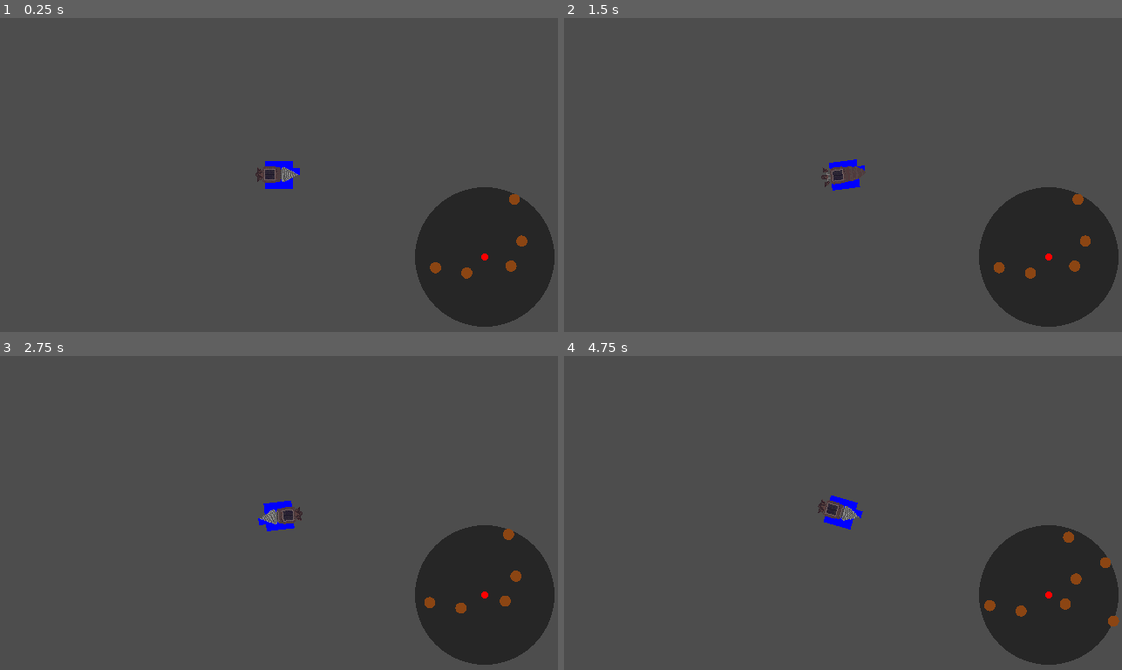
Above: before the commit, frames 1-4 (two rows, left to right).
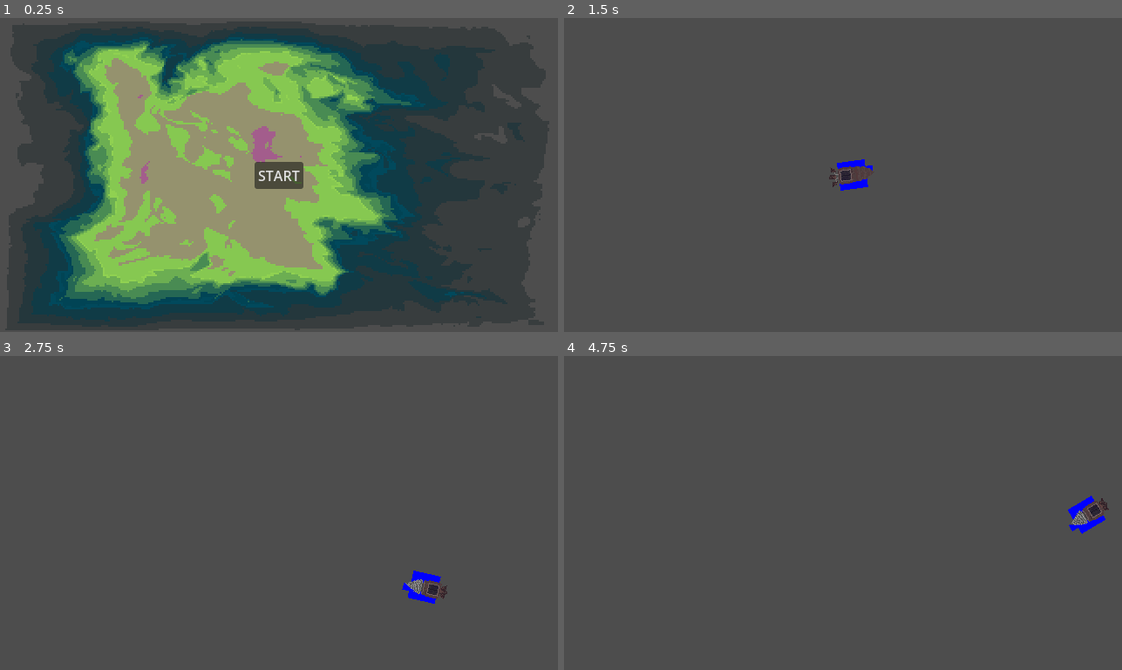
Above: after the commit, the same moments.

Repository: liamhendricks/godot-wild-jam-93
Game: Godot game, scene res://ui/StartMenu.tscn
Two runs of this game, one before a commit and one after it. Both use one fixed random seed, a clock stepped at 60 frames per second and the inputs below. Before the commit the project starts from res://main.tscn.
Inputs (mouse positions are in pixels of both pictures, inside the frame that each line leads up to):
- Up to frame 1 (0.25 s): no input
- Up to frame 2 (1.5 s): click (843, 175) at 0.5 s, where only the run after the commit has a clickable "START"; tap Enter at 1.25 s; move the mouse to (965, 159) at 1.27 s; hold D (right) from 1.28 s (still down); tap F (drill_transition) at 1.35 s
- Up to frame 3 (2.75 s): move the mouse to (167, 528) at 2.02 s; release D (right) at 2.03 s; hold S (down) from 2.03 s (still down); tap Space (drilling) at 2.1 s
- Up to frame 4 (4.75 s): move the mouse to (898, 443) at 2.77 s; release S (down) at 2.78 s; hold D (right) 2.78-3.53 s; tap G (hull_transition) at 2.85 s; move the mouse to (815, 575) at 3.52 s; hold W (up) 3.53-4.28 s; tap F (drill_transition) at 3.6 s; move the mouse to (1010, 560) at 4.27 s; hold A (left) from 4.28 s (still down); tap Space (drilling) at 4.35 s

The runs differ from the first frame. In frame 1, 67% of the frame differs, in the area x 3-100%, y 2-99%; in frame 2, 9.1%; in frame 3, 9.2%; in frame 4, 9.6%.
Error after the commit: Parse Error: Identifier "enter_timer" not declared in the current scope. (res://main.gd:26)

Commit message:
basic shaders wip

Diff:
--- a/godot-wild-jam-93/autoload/UserInterface.gd
+++ b/godot-wild-jam-93/autoload/UserInterface.gd
@@ -4,3 +4,7 @@
 
 func init(_player : Player, _shape_generator : ShapeGenerator) -> void:
 	minimap.init(_player, _shape_generator)
+
+func _input(event: InputEvent) -> void:
+	if event.is_action_pressed("quit"):
+		get_tree().quit()
--- a/godot-wild-jam-93/autoload/UserInterface.tscn
+++ b/godot-wild-jam-93/autoload/UserInterface.tscn
@@ -1,7 +1,7 @@
 [gd_scene format=3 uid="uid://clu0l3n45ydqp"]
 
 [ext_resource type="Script" uid="uid://bc8x8kboirin5" path="res://autoload/UserInterface.gd" id="1_36yy5"]
-[ext_resource type="Script" uid="uid://b4mto80j8slix" path="res://entities/Minimap.gd" id="2_k50kc"]
+[ext_resource type="Script" uid="uid://b4mto80j8slix" path="res://ui/Minimap.gd" id="2_k50kc"]
 
 [node name="UserInterface" type="CanvasLayer" unique_id=294885365]
 script = ExtResource("1_36yy5")
--- a/godot-wild-jam-93/components/PointCreateComponent.gd
+++ b/godot-wild-jam-93/components/PointCreateComponent.gd
@@ -15,4 +15,5 @@
 	var convex_points = Geometry2D.convex_hull(points)
 	if Geometry2D.is_polygon_clockwise(convex_points):
 		convex_points.reverse()
+
 	return convex_points
--- a/godot-wild-jam-93/components/ShapeGenerator.gd
+++ b/godot-wild-jam-93/components/ShapeGenerator.gd
@@ -14,11 +14,6 @@
 
 func _ready() -> void:
 	SignalBus.asteroid_split.connect(_on_asteroid_split)
-
-	if not noise_texture.changed.is_connected(_on_noise_texture_changed):
-		noise_texture.changed.connect(_on_noise_texture_changed)
-
-	await noise_texture.changed
 	noise_image = noise_texture.get_image()
 	assert(noise_image != null)
 
--- a/godot-wild-jam-93/components/state/Drill.gd
+++ b/godot-wild-jam-93/components/state/Drill.gd
@@ -25,20 +25,20 @@
 	player.add_child(drill_particles)
 	drill_particles.position = player.raycast.target_position
 
-func process(_delta:float) -> void:
-	drill_burst_value = lerp(drill_burst_value, MAX_DRILL_BURST_VALUE, (_delta * drill_speed_modifier))
+func process(delta : float) -> void:
+	drill_burst_value = lerp(drill_burst_value, MAX_DRILL_BURST_VALUE, (delta * drill_speed_modifier))
 	if drill_burst_value >= MAX_DRILL_BURST_VALUE - 0.01:
 		machine.transition("burst", {"asteroid": asteroid})
 		return
 
-func physics_process(_delta:float) -> void:
+func physics_process(_delta : float) -> void:
 	if !player.raycast.is_colliding():
 		machine.transition("fly")
 		return
 
 	# if we collide with a new asteroid while still in drill state, reset the asteroid
 	if player.raycast.get_collider_rid() != asteroid.get_rid():
-		enter({})
+		enter()
 
 func enter(_data : Dictionary = {}) -> void:
 	_set_asteroid()
--- /dev/null
+++ b/godot-wild-jam-93/effects/SpaceBackground.gd
@@ -0,0 +1,15 @@
+extends TextureRect
+class_name SpaceBackground
+
+var player : Player
+
+func init(_player : Player) -> void:
+	player = _player
+
+func _process(_delta: float) -> void:
+	material.set_shader_parameter(
+		"mouse",
+		player.position * 0.0001
+	)
+
+	position = player.position - (get_viewport_rect().size * 1.5) / 2
--- /dev/null
+++ b/godot-wild-jam-93/effects/SpaceBackground.tscn
@@ -0,0 +1,23 @@
+[gd_scene format=3 uid="uid://bspesketaayad"]
+
+[ext_resource type="Shader" uid="uid://82webpe21doi" path="res://effects/space.gdshader" id="1_kn61s"]
+[ext_resource type="Script" uid="uid://b0pjlrislst84" path="res://effects/SpaceBackground.gd" id="2_a3ae4"]
+
+[sub_resource type="ShaderMaterial" id="ShaderMaterial_a3ae4"]
+shader = ExtResource("1_kn61s")
+shader_parameter/stars_speed = Vector2(0, 0)
+shader_parameter/stars_density = 0.0
+
+[sub_resource type="CanvasTexture" id="CanvasTexture_kn61s"]
+
+[node name="SpaceBackground" type="TextureRect" unique_id=1323940814]
+z_index = -4096
+material = SubResource("ShaderMaterial_a3ae4")
+anchors_preset = 15
+anchor_right = 1.0
+anchor_bottom = 1.0
+grow_horizontal = 2
+grow_vertical = 2
+mouse_filter = 2
+texture = SubResource("CanvasTexture_kn61s")
+script = ExtResource("2_a3ae4")
--- /dev/null
+++ b/godot-wild-jam-93/effects/space.gdshader
@@ -0,0 +1,23 @@
+shader_type canvas_item;
+
+uniform vec2 stars_speed = vec2(0.0);
+uniform float stars_density: hint_range(0.0, 1.0, 0.001) = 0.01;
+
+varying vec2 position;
+
+// https://thebookofshaders.com/10/
+float random(vec2 st) {
+	return fract(sin(dot(st.xy, vec2(12.9898, 78.233))) * 43758.5453123);
+}
+
+// Called for every vertex the material is visible on.
+void vertex() {
+	position = VERTEX;
+}
+
+// Called for every pixel the material is visible on.
+void fragment() {
+	vec2 uv = (position + TIME * stars_speed) * TEXTURE_PIXEL_SIZE;
+	uv = fract(uv) * step(random(floor(uv)), stars_density);
+	COLOR = texture(TEXTURE, uv);
+}
--- a/godot-wild-jam-93/entities/Asteroid.gd
+++ b/godot-wild-jam-93/entities/Asteroid.gd
@@ -6,19 +6,31 @@
 @onready var polygon_split_component : PolygonSplitComponent = $PolygonSplitComponent
 
 var position_key : Vector2
+var uvs : PackedVector2Array
 
 func _ready() -> void:
 	draw.connect(_on_draw)
 
 func create_points(size : float) -> void:
 	collision_shape.polygon = point_create_component.create_convex_points(size)
+	create_uvs(collision_shape.polygon)
 
 func set_points(points : PackedVector2Array) -> void:
 	var convex_points = Geometry2D.convex_hull(points)
 	collision_shape.polygon = convex_points
+	create_uvs(collision_shape.polygon)
+
+func create_uvs(points : PackedVector2Array) -> void:
+	var rect := Rect2(points[0], Vector2.ZERO)
+	for p in points:
+		rect = rect.expand(p)
+
+	for p in points:
+		var uv = (p - rect.position) / rect.size
+		uvs.append(uv)
 
 func split_polygon(dir : Vector2, point : Vector2) -> Array[PackedVector2Array]:
 	return polygon_split_component.split_polygon(dir, point, collision_shape.polygon)
 
 func _on_draw() -> void:
-	draw_colored_polygon(collision_shape.polygon, Color.SADDLE_BROWN)
+	draw_colored_polygon(collision_shape.polygon, Color.SADDLE_BROWN, uvs)
--- a/godot-wild-jam-93/entities/Asteroid.tscn
+++ b/godot-wild-jam-93/entities/Asteroid.tscn
@@ -1,10 +1,18 @@
 [gd_scene format=3 uid="uid://dm1rxwphsrdjd"]
 
 [ext_resource type="Script" uid="uid://cdojdsab21ytx" path="res://entities/Asteroid.gd" id="1_11ekk"]
+[ext_resource type="Shader" uid="uid://bbbfvdy24ixft" path="res://entities/asteroid.gdshader" id="1_bl4sn"]
 [ext_resource type="Script" uid="uid://b54wodi4jaa3h" path="res://components/PointCreateComponent.gd" id="2_ilay8"]
 [ext_resource type="Script" uid="uid://dkk3ojuvsva8i" path="res://components/PolygonSplitComponent.gd" id="3_tm4ig"]
 
+[sub_resource type="ShaderMaterial" id="ShaderMaterial_37jkc"]
+shader = ExtResource("1_bl4sn")
+shader_parameter/dark_color = Color(0.31729335, 0.26607618, 0.15891895, 1)
+shader_parameter/light_color = Color(0.56304574, 0.5216547, 0.37159342, 1)
+shader_parameter/light_detail = 44.3010016292975
+
 [node name="Asteroid" type="RigidBody2D" unique_id=956237818]
+material = SubResource("ShaderMaterial_37jkc")
 collision_layer = 2
 collision_mask = 3
 gravity_scale = 0.0
--- a/godot-wild-jam-93/entities/Ore.tscn
+++ b/godot-wild-jam-93/entities/Ore.tscn
@@ -6,6 +6,7 @@
 [node name="Ore" type="RigidBody2D" unique_id=45542919]
 gravity_scale = 0.0
 script = ExtResource("1_0eihh")
+size_px = 16.0
 
 [node name="CollisionPolygon2D" type="CollisionPolygon2D" parent="." unique_id=161058284]
 
--- /dev/null
+++ b/godot-wild-jam-93/entities/asteroid.gdshader
@@ -0,0 +1,49 @@
+shader_type canvas_item;
+
+render_mode blend_mix;
+
+uniform vec4 dark_color : source_color = vec4(0.15, 0.32, 0.22, 0.0);
+uniform vec4 light_color : source_color = vec4(0.72, 0.68, 0.52, 0.0);
+uniform float light_detail : hint_range(10.0, 200.0) = 100.0;
+
+float random(vec2 uv) {
+    return fract(sin(dot(uv, vec2(12.9898, 78.233))) * 43758.5453);
+}
+
+float noise(vec2 uv) {
+    vec2 i = floor(uv);
+    vec2 f = fract(uv);
+    float a = random(i);
+    float b = random(i + vec2(1.0, 0.0));
+    float c = random(i + vec2(0.0, 1.0));
+    float d = random(i + vec2(1.0, 1.0));
+    vec2 u = f * f * (3.0 - 2.0 * f);
+
+    return mix(a, b, u.x) +
+           (c - a) * u.y * (1.0 - u.x) +
+           (d - b) * u.x * u.y;
+}
+
+float fbm(vec2 uv) {
+    float value = 0.0;
+    float amplitude = 0.5;
+    float frequency = 1.0;
+    for(int i = 0; i < 4; i++) {
+        value += amplitude * noise(uv * frequency);
+        frequency *= 2.0;
+        amplitude *= 0.5;
+    }
+
+    return value;
+}
+
+void fragment() {
+    vec4 final_color = dark_color;
+    float light_noise = fbm(UV * light_detail);
+    float light_anim = smoothstep(0.3, 0.7, light_noise);
+
+    float light = light_anim;
+    final_color = mix(final_color, light_color, light);
+
+    COLOR = final_color;
+}
--- a/godot-wild-jam-93/main.gd
+++ b/godot-wild-jam-93/main.gd
@@ -4,12 +4,15 @@
 @onready var shape_generator : ShapeGenerator = $ShapeGenerator
 @onready var player : CharacterBody2D = $Player
 @onready var state_machine : StateMachine = $StateMachine
-var enter_timer = 10.0
-var exit_timer = 20
-var mother_ship = preload("res://entities/MotherShip.tscn")
-var mother_arriving = null
+@export var space_scene : PackedScene
+
+var background : SpaceBackground
 
 func _ready() -> void:
+	background = space_scene.instantiate()
+	background.init(player)
+	background.size = get_viewport_rect().size * 1.5
+	add_child(background)
 	state_machine.init(player)
 	UserInterface.init(player, shape_generator)
 
--- a/godot-wild-jam-93/main.tscn
+++ b/godot-wild-jam-93/main.tscn
@@ -8,6 +8,7 @@
 [ext_resource type="Script" uid="uid://dnv04idjknbk8" path="res://components/state/Fly.gd" id="6_7mycd"]
 [ext_resource type="Script" uid="uid://c5e2txg2grome" path="res://components/state/Drill.gd" id="7_272bh"]
 [ext_resource type="Script" uid="uid://c2opaw30b4xa3" path="res://components/state/Burst.gd" id="8_5vw27"]
+[ext_resource type="PackedScene" uid="uid://bspesketaayad" path="res://effects/SpaceBackground.tscn" id="9_kek77"]
 
 [sub_resource type="Gradient" id="Gradient_1bvp3"]
 
@@ -38,7 +39,9 @@
 metadata/_custom_type_script = "uid://c2opaw30b4xa3"
 
 [node name="Main" type="Node2D" unique_id=915958229]
+z_index = 1
 script = ExtResource("1_0xm2m")
+space_scene = ExtResource("9_kek77")
 
 [node name="ShapeGenerator" type="Node" parent="." unique_id=1826845370 node_paths=PackedStringArray("player")]
 script = ExtResource("1_ig7tw")
--- a/godot-wild-jam-93/project.godot
+++ b/godot-wild-jam-93/project.godot
@@ -11,7 +11,7 @@
 [application]
 
 config/name="godot-wild-jam-93"
-run/main_scene="uid://bbxn8pw3kpmmp"
+run/main_scene="uid://c1wvama24q5q6"
 config/features=PackedStringArray("4.6", "Forward Plus")
 config/icon="res://icon.svg"
 
--- a/godot-wild-jam-93/entities/Minimap.gd
+++ b/godot-wild-jam-93/ui/Minimap.gd
@@ -4,6 +4,7 @@
 @export var minimap_scale : float = 0.05
 @export var minimap_radius : float = 100.0
 @export var world_range : float = 2000.0
+
 var shape_generator : ShapeGenerator
 var player : Player
 
@@ -26,9 +27,7 @@
 			continue
 
 		var normalized = offset / world_range
-
 		var map_pos = center + normalized * minimap_radius
-
 		draw_circle(map_pos, shape_generator.asteroid_size * minimap_scale, Color.SADDLE_BROWN)
 
 	#player
--- a/godot-wild-jam-93/entities/Minimap.tscn
+++ b/godot-wild-jam-93/ui/Minimap.tscn
@@ -1,6 +1,6 @@
 [gd_scene format=3 uid="uid://d2oq3o53weuwx"]
 
-[ext_resource type="Script" uid="uid://b4mto80j8slix" path="res://entities/Minimap.gd" id="1_2xpgl"]
+[ext_resource type="Script" uid="uid://b4mto80j8slix" path="res://ui/Minimap.gd" id="1_2xpgl"]
 
 [node name="Minimap" type="Control" unique_id=1828401618]
 layout_mode = 3
--- /dev/null
+++ b/godot-wild-jam-93/ui/StartMenu.gd
@@ -0,0 +1,9 @@
+extends Control
+
+var game_scene : PackedScene
+
+func _ready() -> void:
+	game_scene = load("res://main.tscn")
+
+func _on_start_button_pressed() -> void:
+	get_tree().change_scene_to_packed(game_scene)
--- /dev/null
+++ b/godot-wild-jam-93/ui/StartMenu.tscn
@@ -0,0 +1,58 @@
+[gd_scene format=3 uid="uid://c1wvama24q5q6"]
+
+[ext_resource type="Shader" uid="uid://b777hsfdqhf2n" path="res://ui/menu_background.gdshader" id="1_bx376"]
+[ext_resource type="Script" uid="uid://bwk31iuwdr4jv" path="res://ui/StartMenu.gd" id="2_xrvln"]
+
+[sub_resource type="ShaderMaterial" id="ShaderMaterial_xrvln"]
+shader = ExtResource("1_bx376")
+shader_parameter/speed = 0.1
+shader_parameter/pixelation = 2.0
+shader_parameter/zoom = 2.0
+shader_parameter/gradient_pixelation = 0.26800001273
+shader_parameter/background_threshold = 0.0
+shader_parameter/color_low_threshold = 0.24
+shader_parameter/color_mid_threshold = 0.3750000178125
+shader_parameter/color_low = Color(0.0050574588, 0.26777545, 0.33554566, 1)
+shader_parameter/color_mid = Color(0.5261149, 0.7828742, 0.3186519, 1)
+shader_parameter/color_high = Color(0.73770404, 0.0004603225, 0.74714935, 1)
+
+[sub_resource type="CanvasTexture" id="CanvasTexture_xrvln"]
+
+[node name="StartMenu" type="Control" unique_id=1369330958]
+z_index = 1
+layout_mode = 3
+anchors_preset = 15
+anchor_right = 1.0
+anchor_bottom = 1.0
+grow_horizontal = 2
+grow_vertical = 2
+script = ExtResource("2_xrvln")
+
+[node name="Button" type="Button" parent="." unique_id=451656612]
+z_index = 1
+layout_mode = 1
+anchors_preset = 8
+anchor_left = 0.5
+anchor_top = 0.5
+anchor_right = 0.5
+anchor_bottom = 0.5
+offset_left = -4.0
+offset_top = -4.0
+offset_right = 4.0
+offset_bottom = 4.0
+grow_horizontal = 2
+grow_vertical = 2
+text = "START"
+
+[node name="TextureRect" type="TextureRect" parent="." unique_id=1799855135]
+material = SubResource("ShaderMaterial_xrvln")
+layout_mode = 1
+anchors_preset = 15
+anchor_right = 1.0
+anchor_bottom = 1.0
+grow_horizontal = 2
+grow_vertical = 2
+mouse_filter = 2
+texture = SubResource("CanvasTexture_xrvln")
+
+[connection signal="pressed" from="Button" to="." method="_on_start_button_pressed"]
--- /dev/null
+++ b/godot-wild-jam-93/ui/menu_background.gdshader
@@ -0,0 +1,113 @@
+// Pixelated noise effect based on https://godotshaders.com/shader/warped-fractal-noise/
+//
+// Copyright Gerardo Montaño 2025
+//
+// Permission is hereby granted, free of charge, to any person obtaining a copy of
+// this software and associated documentation files (the “Software”), to deal in
+// the Software without restriction, including without limitation the rights to
+// use, copy, modify, merge, publish, distribute, sublicense, and/or sell copies
+// of the Software, and to permit persons to whom the Software is furnished to do
+// so, subject to the following conditions:
+//
+// The above copyright notice and this permission notice shall be included in all
+// copies or substantial portions of the Software.
+//
+// THE SOFTWARE IS PROVIDED “AS IS”, WITHOUT WARRANTY OF ANY KIND, EXPRESS OR
+// IMPLIED, INCLUDING BUT NOT LIMITED TO THE WARRANTIES OF MERCHANTABILITY,
+// FITNESS FOR A PARTICULAR PURPOSE AND NONINFRINGEMENT. IN NO EVENT SHALL
+// THE AUTHORS OR COPYRIGHT HOLDERS BE LIABLE FOR ANY CLAIM, DAMAGES OR OTHER
+// LIABILITY, WHETHER IN AN ACTION OF CONTRACT, TORT OR OTHERWISE, ARISING FROM,
+// OUT OF OR IN CONNECTION WITH THE SOFTWARE OR THE USE OR OTHER DEALINGS IN THE
+// SOFTWARE.
+
+shader_type canvas_item;
+uniform float speed = 0.1;
+
+uniform float pixelation = 8.0;
+uniform float zoom = 2.0;
+
+uniform float gradient_pixelation : hint_range(0.001, 1.0) = 0.2;
+uniform float background_threshold : hint_range(0.0, 1.0) = 0.0;
+uniform float color_low_threshold : hint_range(0.0, 1.0)  = 0.24;
+uniform float color_mid_threshold : hint_range(0.0, 1.0)  = 0.48;
+
+uniform vec4 color_low : source_color = vec4(0.01, 0.41, 0.51, 1.0);
+uniform vec4 color_mid : source_color = vec4(.50, 0.10, 0.30, 1.0);
+uniform vec4 color_high : source_color = vec4(1.0, 1.0, 1.0, 1.0);
+
+#define iTime (TIME * speed)
+#define iResolution 1.0/SCREEN_PIXEL_SIZE
+
+const mat2 mtx = mat2( vec2(0.80, -0.60), vec2(0.60, 0.80) );
+
+float rand(vec2 n) {
+	return fract(sin(dot(n, vec2(12.9898, 4.1414))) * 43758.5453);
+}
+
+float noise(vec2 p){
+	vec2 ip = floor(p);
+	vec2 u = fract(p);
+	u = u * u * (3.0 - 2.0 * u);
+
+	float res = mix(
+		mix(rand(ip), rand(ip + vec2(1.0, 0.0)), u.x),
+		mix(rand(ip + vec2(0.0, 1.0)), rand(ip + vec2(1.0, 1.0)), u.x), u.y);
+	return res * res;
+}
+
+float fbm( vec2 p )
+{
+	float f = 0.0;
+
+	f += 0.500000 * noise( p + iTime ); p = mtx * p * 2.02;
+	f += 0.031250 * noise( p ); p = mtx * p * 2.01;
+	f += 0.250000 * noise( p ); p = mtx * p * 2.03;
+	f += 0.125000 * noise( p ); p = mtx * p * 2.01;
+	f += 0.062500 * noise( p ); p = mtx * p * 2.04;
+	f += 0.015625 * noise( p + sin(iTime) );
+
+	return f / 0.96875;
+}
+
+float pattern( in vec2 p )
+{
+	return fbm( p + fbm( p + fbm( p ) ) );
+}
+
+vec4 colormap(float x, vec2 uv) {
+	x *= (1.0 - pow(max(abs(0.5 - uv.x), abs(0.5 - uv.y)) * 2.0, 3.0));
+
+	if (x < background_threshold) {
+		return vec4(0.0, 0.0, 0.0, 0.0);
+	}
+	else if (x < color_low_threshold) {
+		return mix(
+			vec4(0.0, 0.0, 0.0, 0.0),
+			color_low,
+			round((x - background_threshold) / (color_low_threshold - background_threshold) / gradient_pixelation) * gradient_pixelation
+		);
+	}
+	else if (x < color_mid_threshold) {
+		return
+			mix(
+				color_low,
+				color_mid,
+				round((x - color_low_threshold) / (color_mid_threshold - color_low_threshold) / gradient_pixelation) * gradient_pixelation
+			);
+	}
+	else
+		return
+			mix(
+				color_mid,
+				color_high,
+				round((x - color_mid_threshold) / (1.0 - color_mid_threshold) / gradient_pixelation) * gradient_pixelation
+			);
+}
+
+void fragment()
+{
+	vec2 uv = floor(UV / SCREEN_PIXEL_SIZE / pixelation) * SCREEN_PIXEL_SIZE * pixelation;
+	float shade = pattern(uv * zoom);
+
+	COLOR = colormap(shade, uv);
+}
Not shown, added: godot-wild-jam-93/effects/SpaceBackground.gd.uid
Not shown, added: godot-wild-jam-93/effects/space.gdshader.uid
Not shown, added: godot-wild-jam-93/entities/asteroid.gdshader.uid
Renamed: godot-wild-jam-93/entities/Minimap.gd.uid -> godot-wild-jam-93/ui/Minimap.gd.uid
Not shown, added: godot-wild-jam-93/ui/StartMenu.gd.uid
Not shown, added: godot-wild-jam-93/ui/menu_background.gdshader.uid
